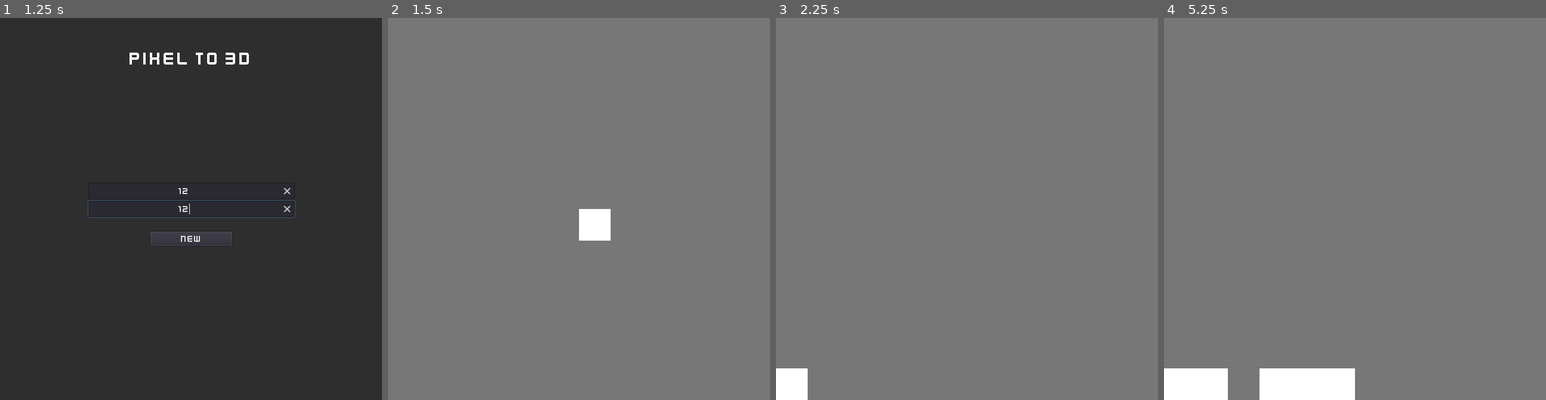
Above: before the commit, frames 1-4 (left to right).
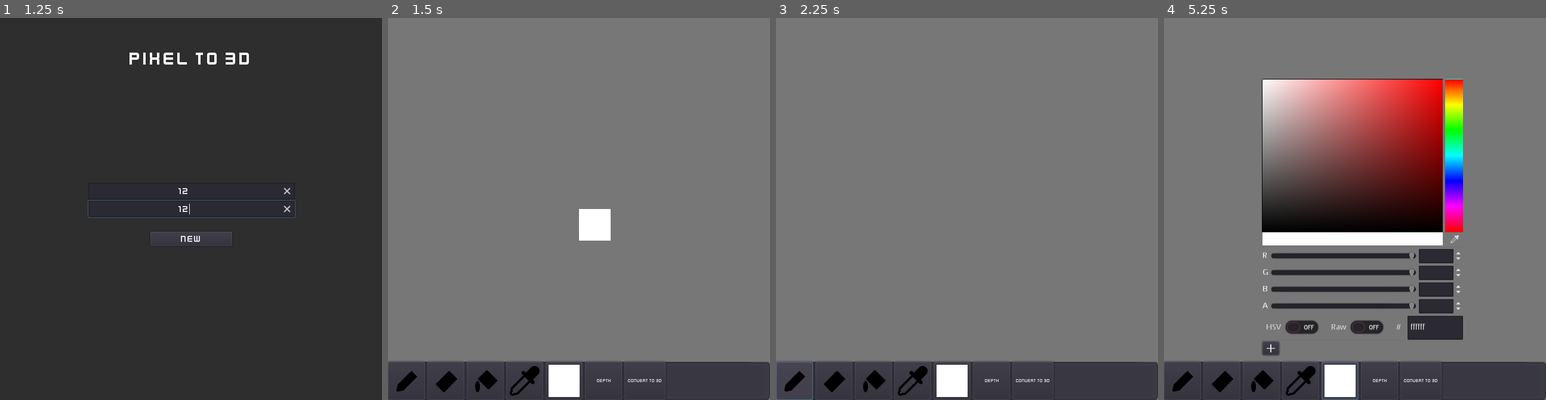
Above: after the commit, the same moments.

Repository: Idristhegr8/Kenshape_copy_test
Game: Godot game, scene res://Main.tscn
Same seed, same stepped clock (60 frames per second), same inputs: the game is played once before the commit and once after it.
Inputs (mouse positions are in pixels of both pictures, inside the frame that each line leads up to):
- Up to frame 1 (1.25 s): click (191, 189) at 0.52 s; type "12" at 0.6 s; click (191, 209) at 0.75 s; type "12" at 0.83 s
- Up to frame 2 (1.5 s): click "New" at 1.25 s
- Up to frame 3 (2.25 s): click (795, 380) at 2.02 s
- Up to frame 4 (5.25 s): click (1221, 380) at 2.77 s; click (1259, 380) at 3.52 s; click (1301, 380) at 4.27 s; click (1339, 380) at 5.02 s

Frame 1 is identical in both runs. In frame 2, 10% of the frame differs, in the area x 0-100%, y 89-100%; in frame 3, 10%; in frame 4, 37%, in the area x 0-100%, y 15-100%.

Commit message:
Bucket Update 3
Can fill in an already filled box, etc. Example: If we draw a box then we fill the box with red, now we can change the red to green or any color by filling it by any other color.

Diff:
--- a/Drawing_board.gd
+++ b/Drawing_board.gd
@@ -31,9 +31,7 @@
 		var extra_y: int = Global.drawing_board.y-10
 		for y in extra_y:
 			$UI.rect_size.y += 64
-#			$Camera2D.zoom.y += 0.1
 			$UI/ColorPicker.rect_scale.y += 0.1
-#			$UI/FileDialog.rect_scale.y += 0.1
 			$UI/ColorPicker.rect_global_position.y -= 23.1
 
 	if Global.drawing_board.x - 10 != 0:
@@ -41,9 +39,7 @@
 		var extra_x: int = Global.drawing_board.x-10
 		for x in extra_x:
 			$UI.rect_size.x += 64
-#			$Camera2D.zoom.x += 0.1
 			$UI/ColorPicker.rect_scale.x += 0.1
-#			$UI/FileDialog.rect_scale.x += 0.1
 			$UI/ColorPicker.rect_global_position.x -= 16.8
 
 	if Global.pixels != []:
@@ -147,7 +143,7 @@
 			undo_history.append(pixel_grp)
 			temp_arr.clear()
 
-	if Input.is_mouse_button_pressed(BUTTON_LEFT) and state == eraser:
+	if Input.is_mouse_button_pressed(BUTTON_LEFT) and can_draw and state == eraser:
 		for pixel in get_tree().get_nodes_in_group("Pixel"):
 			if grid_pos == pixel.global_position:
 				var pixel_dat: PixelData = PixelData.new()
@@ -173,13 +169,13 @@
 			undo_history.append(pixel_grp)
 			temp_arr.clear()
 
-	if Input.is_mouse_button_pressed(BUTTON_LEFT) and state == color_picker:
+	if Input.is_mouse_button_pressed(BUTTON_LEFT) and can_draw and state == color_picker:
 		for pixel in $Pixels.get_children():
 			if pixel.global_position == grid_pos:
 				$UI._Color = pixel.modulate
 				$Pixel.modulate = pixel.modulate
 
-	if Input.is_action_just_pressed("release") and state == bucket:
+	if Input.is_action_just_pressed("release") and can_draw and state == bucket:
 		bucket_tool()
 
 func add_p() -> void:
@@ -294,9 +290,18 @@
 
 func bucket_tool() -> void:
 
+	var color_to_fill
+
+	for pixel in $Pixels.get_children():
+		if pixel.global_position == grid_pos:
+			color_to_fill = pixel.modulate
+			pixel.queue_free()
+			break
+
 	var node: Sprite = load("res://Pixel.tscn").instance()
 	node.global_position = grid_pos
 	node.modulate = $UI._Color
+	node.color_to_fill = color_to_fill
 	node.start_point = true
 # warning-ignore:return_value_discarded
 	connect("depth", node, "depth")
--- a/Drawing_board.tscn
+++ b/Drawing_board.tscn
@@ -7,12 +7,24 @@
 [ext_resource path="res://Transparent_bg.png" type="Texture" id=5]
 [ext_resource path="res://Pixel_outline.png" type="Texture" id=6]
 [ext_resource path="res://Pixel_outline.gd" type="Script" id=7]
+[ext_resource path="res://toolFill.png" type="Texture" id=8]
+[ext_resource path="res://toolEraser.png" type="Texture" id=9]
+[ext_resource path="res://toolPencil.png" type="Texture" id=10]
+[ext_resource path="res://uipack_fixed/PNG/grey_button11.png" type="Texture" id=11]
+[ext_resource path="res://ColorPicker.png" type="Texture" id=12]
 
 [sub_resource type="RectangleShape2D" id=1]
 extents = Vector2( 8, 8 )
 
+[sub_resource type="StyleBoxTexture" id=4]
+texture = ExtResource( 11 )
+region_rect = Rect2( 0, 0, 49, 45 )
+margin_left = 4.0
+margin_right = 4.0
+modulate_color = Color( 0.243137, 0.235294, 0.27451, 1 )
+
 [sub_resource type="DynamicFont" id=3]
-size = 40
+size = 7
 font_data = ExtResource( 4 )
 
 [node name="Drawing_board" type="Node2D"]
@@ -98,8 +110,20 @@
 "_edit_use_anchors_": false
 }
 
-[node name="Tools" type="Control" parent="UI"]
-visible = false
+[node name="CanvasLayer" type="CanvasLayer" parent="."]
+
+[node name="BG" type="Label" parent="CanvasLayer"]
+anchor_right = 1.0
+anchor_bottom = 1.0
+margin_top = 576.0
+mouse_filter = 0
+custom_styles/normal = SubResource( 4 )
+__meta__ = {
+"_edit_use_anchors_": false
+}
+
+[node name="Tools" type="HBoxContainer" parent="CanvasLayer"]
+pause_mode = 2
 anchor_top = 1.0
 anchor_right = 1.0
 anchor_bottom = 1.0
@@ -110,83 +134,117 @@
 "_edit_use_anchors_": false
 }
 
-[node name="P" type="Button" parent="UI/Tools"]
-anchor_right = 0.112
-anchor_bottom = 1.0
-margin_right = 0.32
-rect_min_size = Vector2( 0, 64 )
-mouse_filter = 2
-custom_fonts/font = SubResource( 3 )
-text = " P"
-__meta__ = {
-"_edit_use_anchors_": false
-}
-
-[node name="E" type="Button" parent="UI/Tools"]
-anchor_left = 0.112
-anchor_right = 0.225
-anchor_bottom = 1.0
-margin_left = 0.32
-rect_min_size = Vector2( 0, 64 )
-mouse_filter = 2
-custom_fonts/font = SubResource( 3 )
-text = " E"
-__meta__ = {
-"_edit_use_anchors_": false
-}
-
-[node name="C" type="Button" parent="UI/Tools"]
-anchor_left = 0.225
-anchor_right = 0.337
-anchor_bottom = 1.0
-margin_right = 0.319992
-rect_min_size = Vector2( 0, 64 )
-mouse_filter = 2
-custom_fonts/font = SubResource( 3 )
-text = " C"
-__meta__ = {
-"_edit_use_anchors_": false
-}
-
-[node name="D" type="Button" parent="UI/Tools"]
-anchor_left = 0.337
-anchor_right = 0.45
-anchor_bottom = 1.0
-margin_left = 0.319992
-rect_min_size = Vector2( 0, 64 )
-mouse_filter = 2
-custom_fonts/font = SubResource( 3 )
-text = " D"
-__meta__ = {
-"_edit_use_anchors_": false
-}
-
-[node name="3D" type="Button" parent="UI/Tools"]
-anchor_left = 0.45
-anchor_right = 0.564
-anchor_bottom = 1.0
-margin_right = 0.039978
-rect_min_size = Vector2( 0, 64 )
-mouse_filter = 2
-custom_fonts/font = SubResource( 3 )
-text = "3D"
+[node name="P" type="Button" parent="CanvasLayer/Tools"]
+margin_right = 62.0
+margin_bottom = 64.0
+rect_min_size = Vector2( 0, 64 )
+custom_fonts/font = SubResource( 3 )
+icon = ExtResource( 10 )
+__meta__ = {
+"_edit_use_anchors_": false
+}
+
+[node name="E" type="Button" parent="CanvasLayer/Tools"]
+margin_left = 66.0
+margin_right = 128.0
+margin_bottom = 64.0
+rect_min_size = Vector2( 0, 64 )
+custom_fonts/font = SubResource( 3 )
+icon = ExtResource( 9 )
+__meta__ = {
+"_edit_use_anchors_": false
+}
+
+[node name="B" type="Button" parent="CanvasLayer/Tools"]
+margin_left = 132.0
+margin_right = 194.0
+margin_bottom = 64.0
+rect_min_size = Vector2( 0, 64 )
+custom_fonts/font = SubResource( 3 )
+icon = ExtResource( 8 )
+__meta__ = {
+"_edit_use_anchors_": false
+}
+
+[node name="O" type="Button" parent="CanvasLayer/Tools"]
+margin_left = 198.0
+margin_right = 260.0
+margin_bottom = 64.0
+rect_min_size = Vector2( 62, 64 )
+custom_fonts/font = SubResource( 3 )
+icon = ExtResource( 12 )
+expand_icon = true
+__meta__ = {
+"_edit_use_anchors_": false
+}
+
+[node name="C" type="Button" parent="CanvasLayer/Tools"]
+margin_left = 264.0
+margin_right = 326.0
+margin_bottom = 64.0
+rect_min_size = Vector2( 62, 64 )
+custom_fonts/font = SubResource( 3 )
+__meta__ = {
+"_edit_use_anchors_": false
+}
+
+[node name="ColorRect" type="ColorRect" parent="CanvasLayer/Tools/C"]
+anchor_left = 0.5
+anchor_top = 0.5
+anchor_right = 0.5
+anchor_bottom = 0.5
+margin_left = -26.0
+margin_top = -27.0
+margin_right = 26.0
+margin_bottom = 27.0
+mouse_filter = 2
+__meta__ = {
+"_edit_use_anchors_": false
+}
+
+[node name="D" type="Button" parent="CanvasLayer/Tools"]
+margin_left = 330.0
+margin_right = 392.0
+margin_bottom = 64.0
+rect_min_size = Vector2( 62, 64 )
+custom_fonts/font = SubResource( 3 )
+text = " Depth"
+__meta__ = {
+"_edit_use_anchors_": false
+}
+
+[node name="3D" type="Button" parent="CanvasLayer/Tools"]
+margin_left = 396.0
+margin_right = 465.0
+margin_bottom = 64.0
+rect_min_size = Vector2( 0, 64 )
+custom_fonts/font = SubResource( 3 )
+text = "convert To 3d"
 __meta__ = {
 "_edit_use_anchors_": false
 }
 
 [connection signal="color_changed" from="UI/ColorPicker" to="UI" method="_on_ColorPicker_color_changed"]
-[connection signal="mouse_entered" from="UI/Tools/P" to="UI" method="_on_Button_mouse_entered"]
-[connection signal="mouse_exited" from="UI/Tools/P" to="UI" method="_on_Button_mouse_exited"]
-[connection signal="pressed" from="UI/Tools/P" to="UI" method="_on_P_pressed"]
-[connection signal="mouse_entered" from="UI/Tools/E" to="UI" method="_on_Button_mouse_entered"]
-[connection signal="mouse_exited" from="UI/Tools/E" to="UI" method="_on_Button_mouse_exited"]
-[connection signal="pressed" from="UI/Tools/E" to="UI" method="_on_E_pressed"]
-[connection signal="mouse_entered" from="UI/Tools/C" to="UI" method="_on_Button_mouse_entered"]
-[connection signal="mouse_exited" from="UI/Tools/C" to="UI" method="_on_Button_mouse_exited"]
-[connection signal="pressed" from="UI/Tools/C" to="UI" method="_on_C_pressed"]
-[connection signal="mouse_entered" from="UI/Tools/D" to="UI" method="_on_Button_mouse_entered"]
-[connection signal="mouse_exited" from="UI/Tools/D" to="UI" method="_on_Button_mouse_exited"]
-[connection signal="pressed" from="UI/Tools/D" to="UI" method="_on_D_pressed"]
-[connection signal="mouse_entered" from="UI/Tools/3D" to="UI" method="_on_Button_mouse_entered"]
-[connection signal="mouse_exited" from="UI/Tools/3D" to="UI" method="_on_Button_mouse_exited"]
-[connection signal="pressed" from="UI/Tools/3D" to="UI" method="_on_3D_pressed"]
+[connection signal="mouse_entered" from="CanvasLayer/BG" to="UI" method="_on_Button_mouse_entered"]
+[connection signal="mouse_exited" from="CanvasLayer/BG" to="UI" method="_on_Button_mouse_exited"]
+[connection signal="mouse_entered" from="CanvasLayer/Tools/P" to="UI" method="_on_Button_mouse_entered"]
+[connection signal="mouse_exited" from="CanvasLayer/Tools/P" to="UI" method="_on_Button_mouse_exited"]
+[connection signal="pressed" from="CanvasLayer/Tools/P" to="UI" method="_on_P_pressed"]
+[connection signal="mouse_entered" from="CanvasLayer/Tools/E" to="UI" method="_on_Button_mouse_entered"]
+[connection signal="mouse_exited" from="CanvasLayer/Tools/E" to="UI" method="_on_Button_mouse_exited"]
+[connection signal="pressed" from="CanvasLayer/Tools/E" to="UI" method="_on_E_pressed"]
+[connection signal="mouse_entered" from="CanvasLayer/Tools/B" to="UI" method="_on_Button_mouse_entered"]
+[connection signal="mouse_exited" from="CanvasLayer/Tools/B" to="UI" method="_on_Button_mouse_exited"]
+[connection signal="pressed" from="CanvasLayer/Tools/B" to="UI" method="_on_B_pressed"]
+[connection signal="mouse_entered" from="CanvasLayer/Tools/O" to="UI" method="_on_Button_mouse_entered"]
+[connection signal="mouse_exited" from="CanvasLayer/Tools/O" to="UI" method="_on_Button_mouse_exited"]
+[connection signal="pressed" from="CanvasLayer/Tools/O" to="UI" method="_on_O_pressed"]
+[connection signal="mouse_entered" from="CanvasLayer/Tools/C" to="UI" method="_on_Button_mouse_entered"]
+[connection signal="mouse_exited" from="CanvasLayer/Tools/C" to="UI" method="_on_Button_mouse_exited"]
+[connection signal="pressed" from="CanvasLayer/Tools/C" to="UI" method="_on_C_pressed"]
+[connection signal="mouse_entered" from="CanvasLayer/Tools/D" to="UI" method="_on_Button_mouse_entered"]
+[connection signal="mouse_exited" from="CanvasLayer/Tools/D" to="UI" method="_on_Button_mouse_exited"]
+[connection signal="pressed" from="CanvasLayer/Tools/D" to="UI" method="_on_D_pressed"]
+[connection signal="mouse_entered" from="CanvasLayer/Tools/3D" to="UI" method="_on_Button_mouse_entered"]
+[connection signal="mouse_exited" from="CanvasLayer/Tools/3D" to="UI" method="_on_Button_mouse_exited"]
+[connection signal="pressed" from="CanvasLayer/Tools/3D" to="UI" method="_on_3D_pressed"]
--- a/Pixel.gd
+++ b/Pixel.gd
@@ -5,6 +5,7 @@
 var color: Color
 var depth_symmetry: bool = false setget set_depth_symmetry
 var start_point: bool = false
+var color_to_fill
 var pixel_grp: PixelGroups = PixelGroups.new()
 
 func _on_Depth_pressed() -> void:
@@ -54,39 +55,79 @@
 		var queue: Array = []
 		var checked: Array = []
 		var pixels: Array = []
-		queue.append(global_position)
+		var all_pixels: Array = []
+		queue.append(self)
 		for pixel in get_parent().get_children():
+			all_pixels.append(pixel)
 			pixels.append(pixel.global_position)
 
 		while queue.size() != 0:
 			if not checked.has(queue[0]):
-				var curr_pixel = queue[0]
-				if not pixels.has(curr_pixel + directions[0]) and not (curr_pixel + directions[0]).x > Global.drawing_board.x*64 and not (curr_pixel + directions[0]).y > Global.drawing_board.y*64 and not (curr_pixel + directions[0]).x < 64 and not (curr_pixel + directions[0]).y < 64:
-					add_pixel(curr_pixel + directions[0], modulate)
-					queue.append(curr_pixel + directions[0])
-					pixels.append(curr_pixel + directions[0])
-#					have_to_fill.append(curr_pixel + directions[0])
+				var curr_pixel: Sprite = queue[0]
 
-				if not pixels.has(curr_pixel + directions[1]) and not (curr_pixel + directions[1]).x > Global.drawing_board.x*64 and not (curr_pixel + directions[1]).y > Global.drawing_board.y*64 and not (curr_pixel + directions[1]).x < 64 and not (curr_pixel + directions[1]).y < 64:
-					add_pixel(curr_pixel + directions[1], modulate)
-					queue.append(curr_pixel + directions[1])
-					pixels.append(curr_pixel + directions[1])
-#					queue.append(curr_pixel + directions[1])
-#					have_to_fill.append(curr_pixel + directions[1])
+				if not pixels.has(curr_pixel.global_position + directions[0]) and not (curr_pixel.global_position + directions[0]).x > Global.drawing_board.x*64 and not (curr_pixel.global_position + directions[0]).y > Global.drawing_board.y*64 and not (curr_pixel.global_position + directions[0]).x < 64 and not (curr_pixel.global_position + directions[0]).y < 64:
+					var pixel: Sprite = add_pixel(curr_pixel.global_position + directions[0], modulate)
+					queue.append(pixel)
+					pixels.append(curr_pixel.global_position + directions[0])
+					all_pixels.append(pixel)
+				elif color_to_fill != null and all_pixels[pixels.find(curr_pixel.global_position + directions[0])].modulate == color_to_fill and pixels.has(curr_pixel.global_position + directions[0]):
+					var p = all_pixels[pixels.find(curr_pixel.global_position + directions[0])]
+					p.modulate = modulate
+					queue.append(p)
+					pixels.append(curr_pixel.global_position + directions[0])
+					all_pixels.append(p)
+					pixel_grp.pixels.append(p)
 
-				if not pixels.has(curr_pixel + directions[2]) and not (curr_pixel + directions[2]).x > Global.drawing_board.x*64 and not (curr_pixel + directions[2]).y > Global.drawing_board.y*64 and not (curr_pixel + directions[2]).x < 64 and not (curr_pixel + directions[2]).y < 64:
-					add_pixel(curr_pixel + directions[2], modulate)
-					queue.append(curr_pixel + directions[2])
-					pixels.append(curr_pixel + directions[2])
-#					queue.append(curr_pixel + directions[2])
-#					have_to_fill.append(curr_pixel + directions[2])
+				if not pixels.has(curr_pixel.global_position + directions[1]) and not (curr_pixel.global_position + directions[1]).x > Global.drawing_board.x*64 and not (curr_pixel.global_position + directions[1]).y > Global.drawing_board.y*64 and not (curr_pixel.global_position + directions[1]).x < 64 and not (curr_pixel.global_position + directions[1]).y < 64:
+					var pixel: Sprite = add_pixel(curr_pixel.global_position + directions[1], modulate)
+					queue.append(pixel)
+					pixels.append(curr_pixel.global_position + directions[1])
+					all_pixels.append(pixel)
+				elif color_to_fill != null and all_pixels[pixels.find(curr_pixel.global_position + directions[1])].modulate == color_to_fill and pixels.has(curr_pixel.global_position + directions[1]):
+					var p = all_pixels[pixels.find(curr_pixel.global_position + directions[1])]
+					p.modulate = modulate
+					queue.append(p)
+					pixels.append(curr_pixel.global_position + directions[1])
+					all_pixels.append(p)
+					pixel_grp.pixels.append(p)
+#					all_pixels[pixels.find(curr_pixel.global_position + directions[1])].queue_free()
+#					var pixel: Sprite = add_pixel(curr_pixel.global_position + directions[1], modulate)
+#					queue.append(pixel)
+#					pixels.append(curr_pixel.global_position + directions[1])
+#					all_pixels.append(pixel)
+#					have_to_fill.append(curr_pixel.global_position + directions[1])
 
-				if not pixels.has(curr_pixel + directions[3]) and not (curr_pixel + directions[3]).x > Global.drawing_board.x*64 and not (curr_pixel + directions[3]).y > Global.drawing_board.y*64 and not (curr_pixel + directions[3]).x < 64 and not (curr_pixel + directions[3]).y < 64:
-					add_pixel(curr_pixel + directions[3], modulate)
-					queue.append(curr_pixel + directions[3])
-					pixels.append(curr_pixel + directions[3])
-#					queue.append(curr_pixel + directions[3])
-#					have_to_fill.append(curr_pixel + directions[3])
+				if not pixels.has(curr_pixel.global_position + directions[2]) and not (curr_pixel.global_position + directions[2]).x > Global.drawing_board.x*64 and not (curr_pixel.global_position + directions[2]).y > Global.drawing_board.y*64 and not (curr_pixel.global_position + directions[2]).x < 64 and not (curr_pixel.global_position + directions[2]).y < 64:
+					var pixel: Sprite = add_pixel(curr_pixel.global_position + directions[2], modulate)
+					queue.append(pixel)
+					pixels.append(curr_pixel.global_position + directions[2])
+					all_pixels.append(pixel)
+				elif pixels.has(curr_pixel.global_position + directions[2]) and all_pixels[pixels.find(curr_pixel.global_position + directions[2])].modulate == color_to_fill:
+					var p = all_pixels[pixels.find(curr_pixel.global_position + directions[2])]
+					p.modulate = modulate
+					queue.append(p)
+					pixels.append(curr_pixel.global_position + directions[2])
+					all_pixels.append(p)
+					pixel_grp.pixels.append(p)
+
+				if not pixels.has(curr_pixel.global_position + directions[3]) and not (curr_pixel.global_position + directions[3]).x > Global.drawing_board.x*64 and not (curr_pixel.global_position + directions[3]).y > Global.drawing_board.y*64 and not (curr_pixel.global_position + directions[3]).x < 64 and not (curr_pixel.global_position + directions[3]).y < 64:
+					var pixel: Sprite = add_pixel(curr_pixel.global_position + directions[3], modulate)
+					queue.append(pixel)
+					pixels.append(curr_pixel.global_position + directions[3])
+					all_pixels.append(pixel)
+				elif pixels.has(curr_pixel.global_position + directions[3]) and all_pixels[pixels.find(curr_pixel.global_position + directions[3])].modulate == color_to_fill:
+					var p = all_pixels[pixels.find(curr_pixel.global_position + directions[3])]
+					p.modulate = modulate
+					queue.append(p)
+					pixels.append(curr_pixel.global_position + directions[3])
+					all_pixels.append(p)
+					pixel_grp.pixels.append(p)
+#					all_pixels[pixels.find(curr_pixel.global_position + directions[3])].queue_free()
+#					var pixel: Sprite = add_pixel(curr_pixel.global_position + directions[3], modulate)
+#					queue.append(pixel)
+#					pixels.append(curr_pixel.global_position + directions[3])
+#					all_pixels.append(pixel)
+#					have_to_fill.append(curr_pixel.global_position + directions[3])
 
 				queue.pop_front()
 				checked.append(curr_pixel)
@@ -96,12 +137,10 @@
 		pixel_grp.state = "Pencil"
 		get_parent().get_parent().undo_history.append(pixel_grp)
 
-#		for pos in have_to_fill:
-#			add_pixel(pos)
-
-func add_pixel(pos: Vector2, color: Color) -> void:
+func add_pixel(pos: Vector2, _color: Color) -> Node2D:
 	var pixel: Sprite = load("res://Pixel.tscn").instance()
 	pixel.global_position = pos
-	pixel.modulate = color
-	get_parent().call_deferred("add_child", pixel)
+	pixel.modulate = _color
+	get_parent().add_child(pixel)
 	pixel_grp.pixels.append(pixel)
+	return pixel
--- a/UI.gd
+++ b/UI.gd
@@ -59,6 +59,7 @@
 
 func _on_ColorPicker_color_changed(color: Color) -> void:
 	_Color = color
+	get_parent().get_node("CanvasLayer/Tools/C/ColorRect").color = color
 
 func _on_P_pressed() -> void:
 	get_parent().state = get_parent().pencil
@@ -66,22 +67,32 @@
 func _on_E_pressed() -> void:
 	get_parent().state = get_parent().eraser
 
+func _on_B_pressed() -> void:
+	get_parent().state = get_parent().bucket
+
+func _on_O_pressed() -> void:
+	get_parent().state = get_parent().color_picker
+
 func _on_C_pressed() -> void:
-	if $ColorPicker.visible:
+	if $ColorPicker.visible and mode == "Color":
 		$ColorPicker.hide()
 		get_tree().paused = false
 		get_parent().get_node("Pixel").modulate = _Color
 		get_parent().get_node("Pixel").show()
 	else:
+		mode = "Color"
 		get_parent().get_node("Pixel").hide()
 		$ColorPicker.show()
 		get_tree().paused = true
 
 func _on_D_pressed() -> void:
-	if get_tree().paused:
+	if get_tree().paused and mode == "Depth":
+		get_parent().emit_signal("depth", false)
 		get_tree().paused = false
 		get_parent().get_node("Pixel").show()
 	else:
+		mode = "Depth"
+		get_parent().emit_signal("depth", true)
 		get_tree().paused = true
 		get_parent().get_node("Pixel").hide()
 
Binary file added: ColorPicker.png
Not shown, added: ColorPicker.png.import
Not shown: 1 places in Drawing_board.tscn that only renumber resources
Binary file added: export.png
Not shown, added: export.png.import
Binary file added: import.png
Not shown, added: import.png.import
Binary file added: toolEraser.png
Not shown, added: toolEraser.png.import
Binary file added: toolFill.png
Not shown, added: toolFill.png.import
Binary file added: toolPencil.png
(and 2 more such lines)
